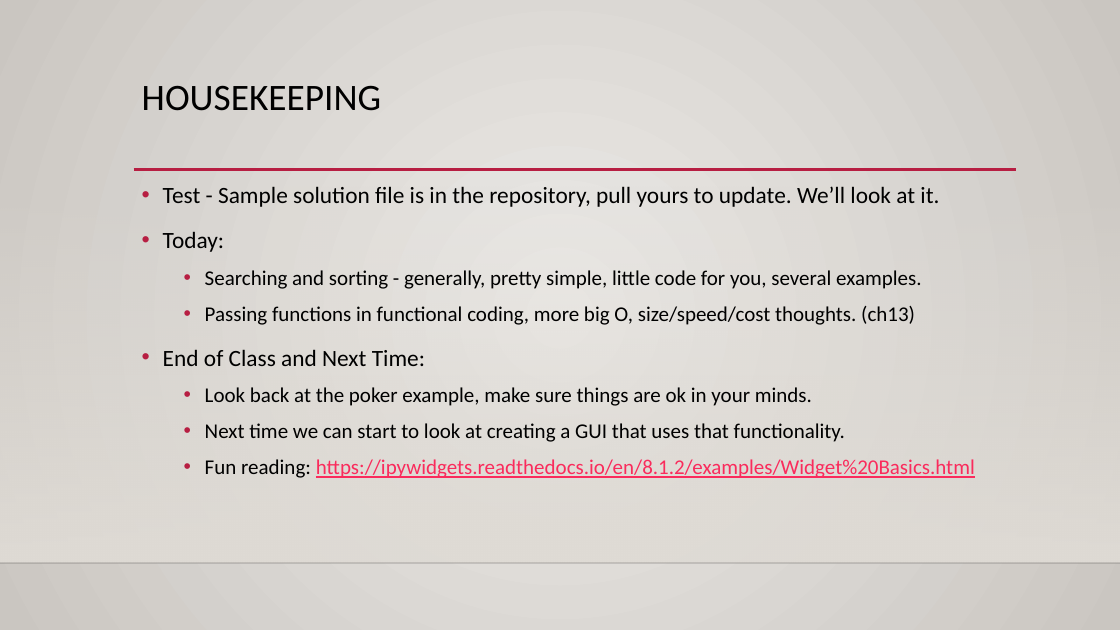
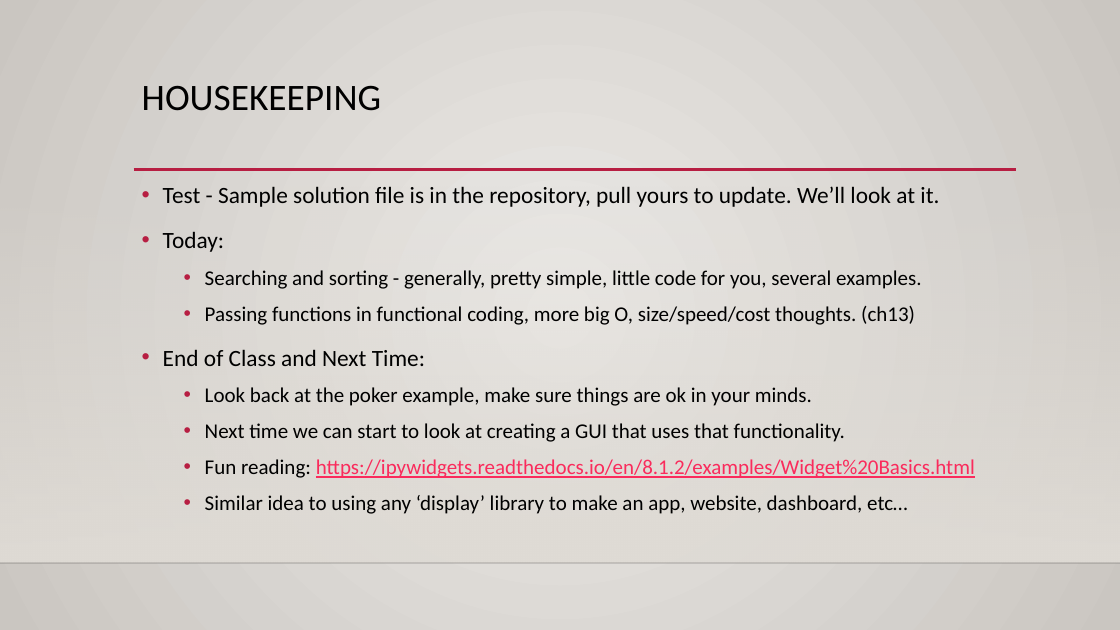
Before and after one commit to AkeemSemperDataScience/Programming_Basics_for_Machine_Learning_Students, a slide deck: slide 1 of reference_material/slides/024_search_sort.pptx. Drawn at 1120x630 pixels with LibreOffice and Linux fonts; fonts in the diff are those of the drawing; background and template pictures are left out. Boxes give left, top, right and bottom in pixels: in the first picture for what was removed or moved away, otherwise in the second. Text is boxed around its words. In the diff, an @@ line names an element or a change of style, - is before the commit and + after.

```diff
--- a/reference_material/slides/024_search_sort.pptx
+++ b/reference_material/slides/024_search_sort.pptx
@@ text at <box>205,495,907,514</box>: paragraph added @@
+  • Similar idea to using any ‘display’ library to make an app, website, dashboard, etc…
```
Also in this commit, not shown: 5 other slides changed, 3 slides added, 2 other files.
